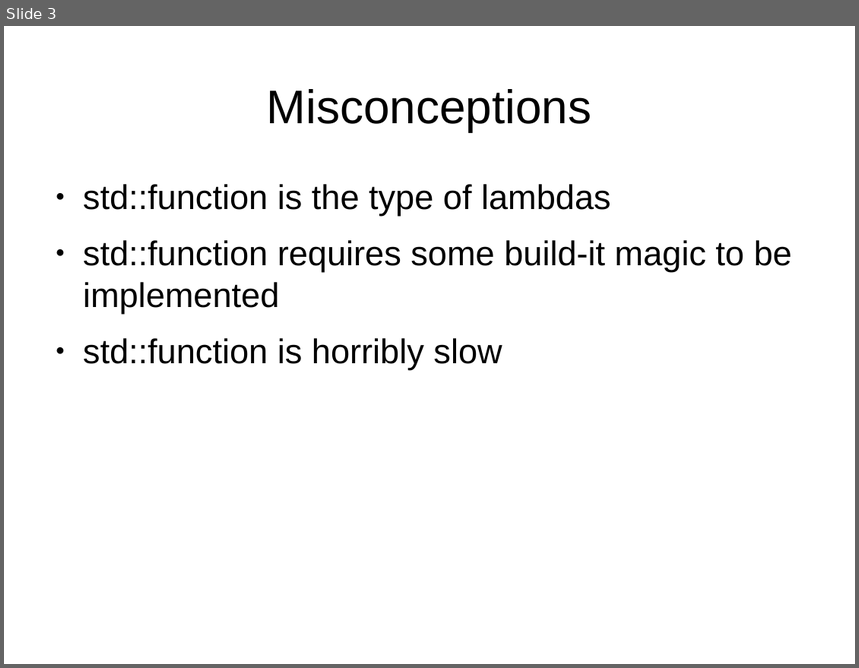
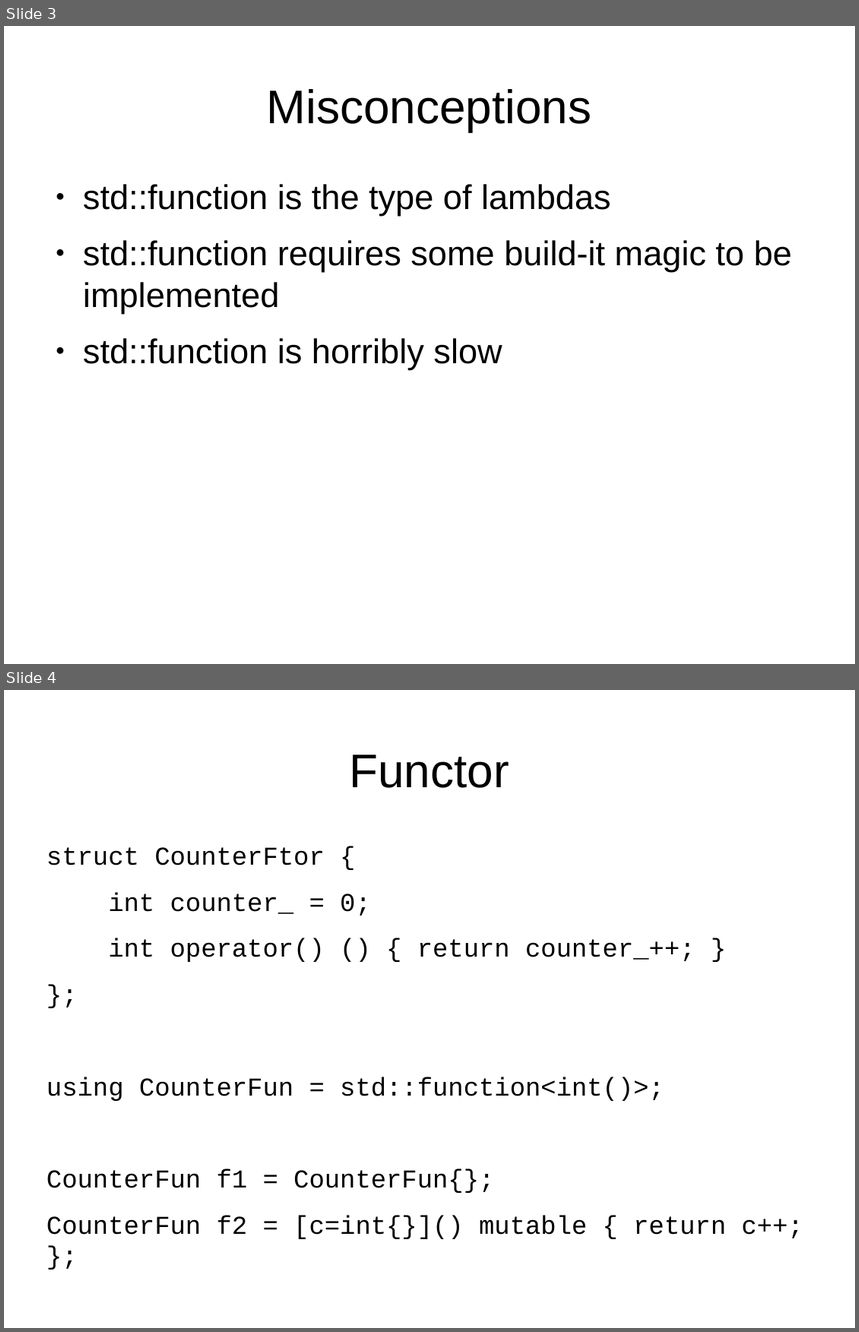
Before and after one commit to maciekgajewski/demystifying_std_function, a slide deck: demystifying-std-function.odp. Shown one above the other, each under a label of ours: slide 3 before the commit, slides 3 and 4 after it. The pictures are 859x668 and 859x1332 pixels, drawn with LibreOffice and Linux fonts; fonts in the diff are those of the drawing. Boxes give left, top, right and bottom in pixels: in the first picture for what was removed or moved away, otherwise in the second. Text is boxed around its words. In the diff, an @@ line names an element or a change of style, - is before the commit and + after.

```diff
--- a/demystifying-std-function.odp
+++ b/demystifying-std-function.odp
@@ slide 4 added at box(4, 690, 855, 1328), background #FFFFFF @@
@@ title added at box(350, 755, 509, 788), 44 pt, text #000000 @@
+Functor
@@ text added at box(47, 847, 804, 1239), 24.1 pt, text #000000 @@
+struct CounterFtor {
+int counter_ = 0;
+int operator() () { return counter_++; }
+};
+using CounterFun = std::function<int()>;
+CounterFun f1 = CounterFun{};
+CounterFun f2 = [c=int{}]() mutable { return c++; };
```
Also in this commit, not shown: 3 other slides added, 3 other files.
